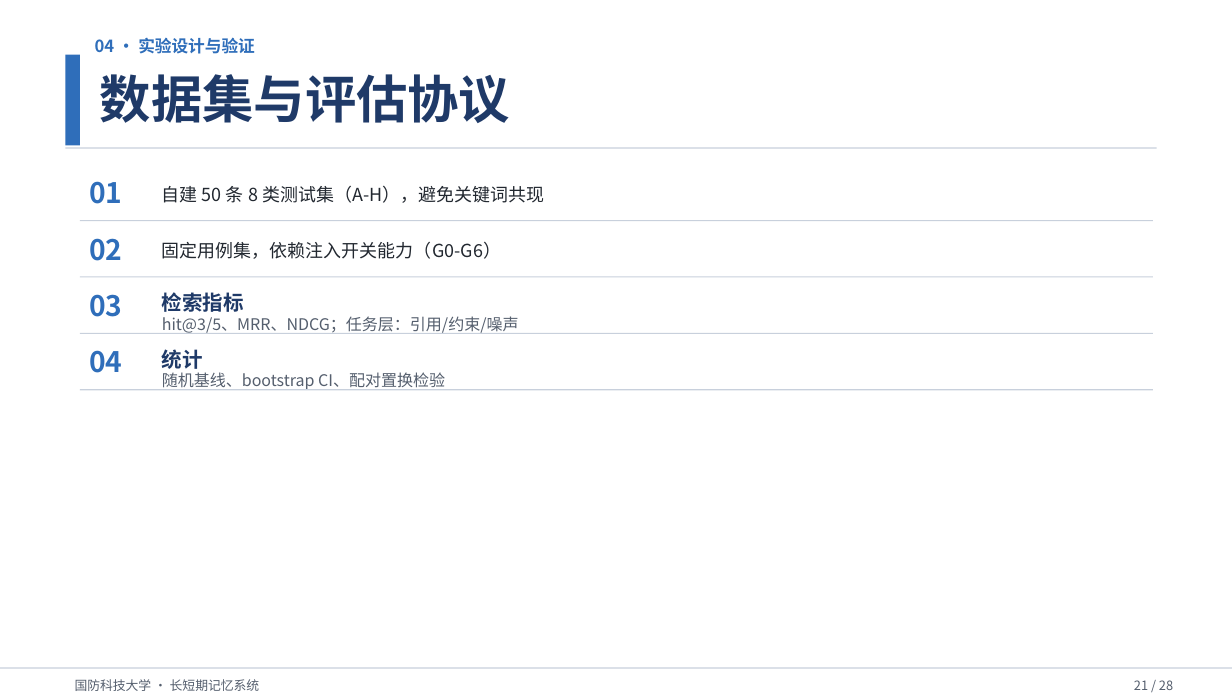
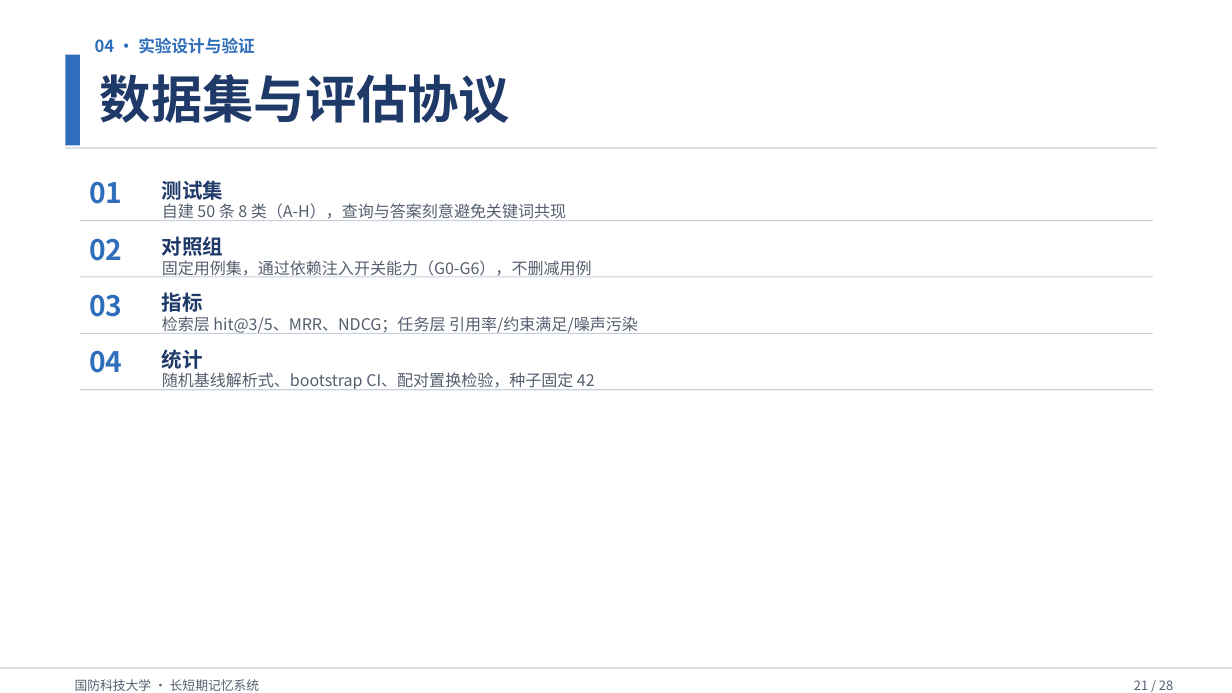
Before and after one commit to Outer-nebula-observer/yz-03, a slide deck: slide 21 of 汇报PPT/最终汇报成果.pptx. Drawn at 1232x693 pixels with LibreOffice and Linux fonts; fonts in the diff are those of the drawing. Boxes give left, top, right and bottom in pixels: in the first picture for what was removed or moved away, otherwise in the second. Text is boxed around its words. In the diff, an @@ line names an element or a change of style, - is before the commit and + after.

```diff
--- a/汇报PPT/最终汇报成果.pptx
+++ b/汇报PPT/最终汇报成果.pptx
@@ text at (x1=162, y1=203, x2=566, y2=221): text changed; size 14 to 12.5 pt; text colour #222830 to #555F6E @@
-自建 50 条 8 类测试集（A-H），避免关键词共现
+自建 50 条 8 类（A-H），查询与答案刻意避免关键词共现
@@ text added at (x1=162, y1=180, x2=223, y2=200), 16 pt, text #1F3A68, bold @@
+测试集
@@ text added at (x1=162, y1=236, x2=223, y2=256), 16 pt, text #1F3A68, bold @@
+对照组
@@ text at (x1=162, y1=260, x2=592, y2=276): text changed; size 14 to 12.5 pt; text colour #222830 to #555F6E @@
-固定用例集，依赖注入开关能力（G0-G6）
+固定用例集，通过依赖注入开关能力（G0-G6），不删减用例
@@ text at (x1=162, y1=292, x2=203, y2=312): text changed @@
-检索指标
+指标
@@ text at (x1=162, y1=316, x2=638, y2=334): text changed @@
-hit@3/5、MRR、NDCG；任务层：引用/约束/噪声
+检索层 hit@3/5、MRR、NDCG；任务层 引用率/约束满足/噪声污染
@@ text at (x1=162, y1=372, x2=595, y2=390): text changed @@
-随机基线、bootstrap CI、配对置换检验
+随机基线解析式、bootstrap CI、配对置换检验，种子固定 42
```
Also in this commit, not shown: 10 other slides changed, 2 other files.
